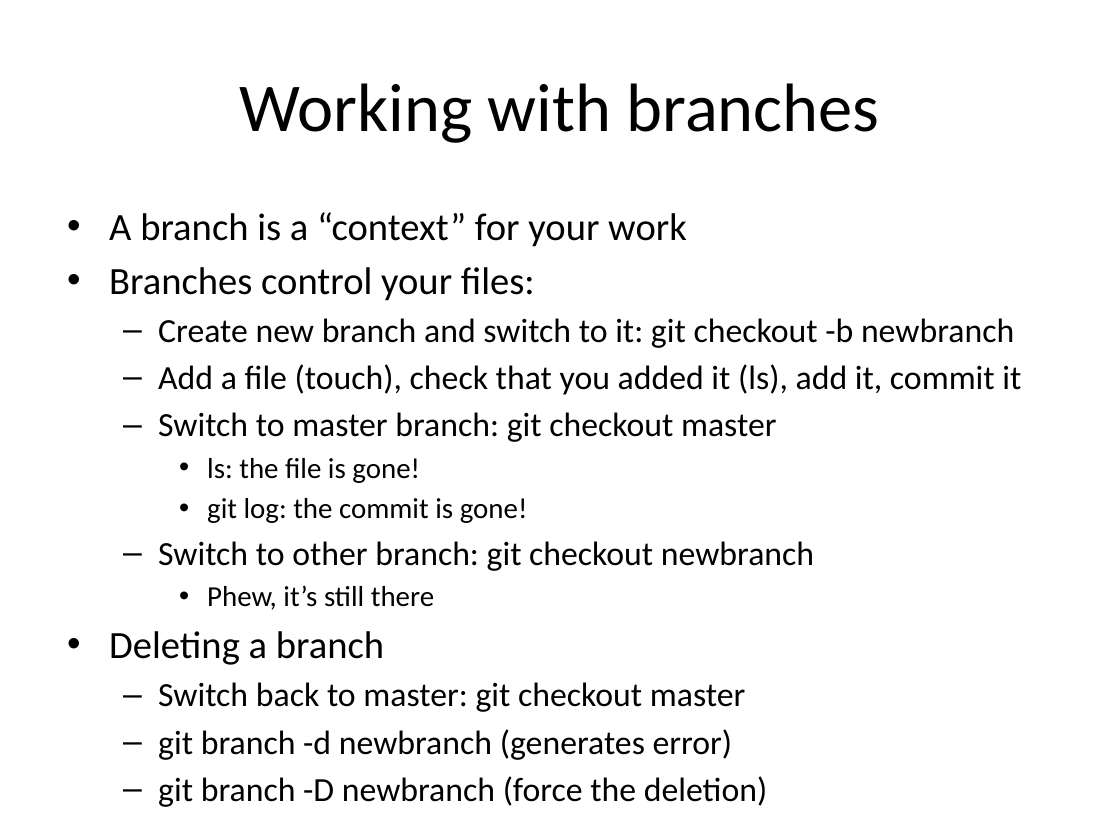
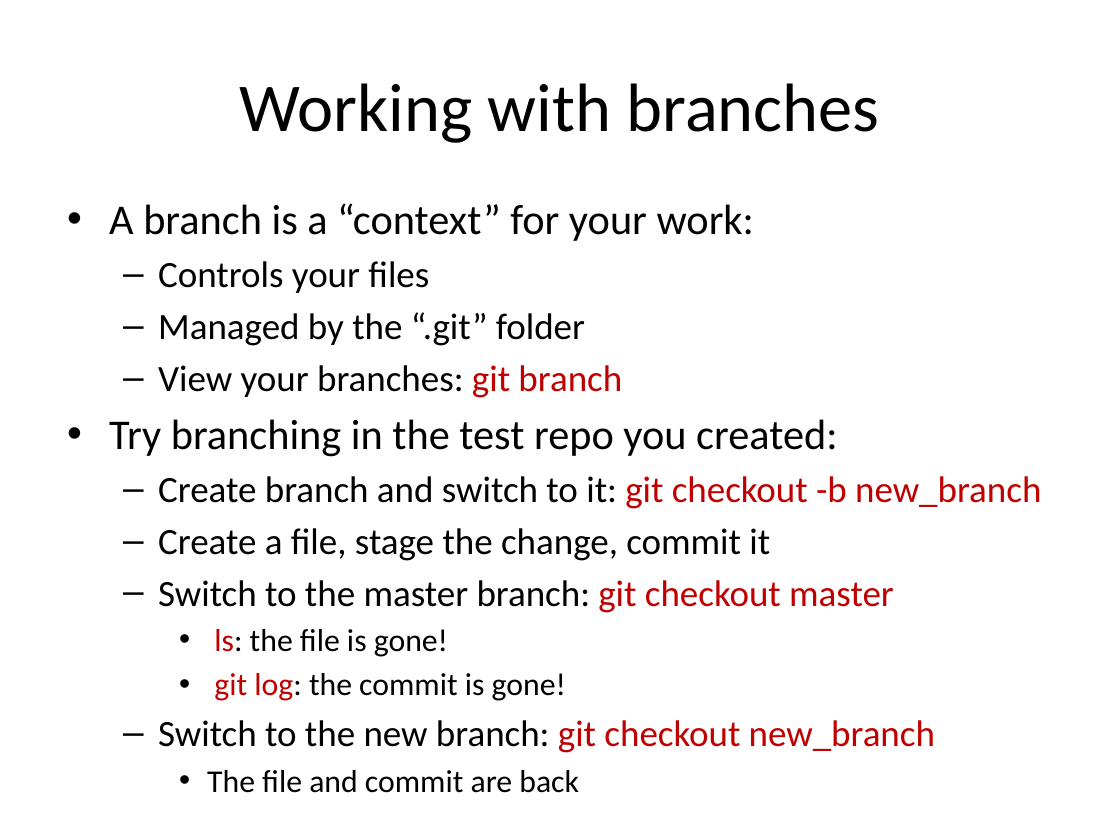
Before and after one commit to ajschumacher/gadsdc, a slide deck: slide 23 of 01-workflow/slides_git.pptx. Drawn at 1120x840 pixels with LibreOffice and Linux fonts; fonts in the diff are those of the drawing. Boxes give left, top, right and bottom in pixels: in the first picture for what was removed or moved away, otherwise in the second. Text is boxed around its words. In the diff, an @@ line names an element or a change of style, - is before the commit and + after.

```diff
--- a/01-workflow/slides_git.pptx
+++ b/01-workflow/slides_git.pptx
@@ text "A branch is a “context” ...": place and size @@
-text "A branch is a “context” ..." at bbox=[109, 212, 1021, 760]
+text "A branch is a “context” ..." at bbox=[109, 203, 1041, 753]
@@ text at bbox=[109, 203, 1041, 613]: text changed; size 21.7 to 23.8 pt @@
-• A branch is a “context” for your work
-• Branches control your files:
-  – Create new branch and switch to it: git checkout -b newbranch
-  – Add a file (touch), check that you added it (ls), add it, commit it
-  – Switch to master branch: git checkout master
+• A branch is a “context” for your work:
+  – Controls your files
+  – Managed by the “.git” folder
+  – View your branches: git branch
+• Try branching in the test repo you created:
+  – Create branch and switch to it: git checkout -b new_branch
+  – Create a file, stage the change, commit it
+  – Switch to the master branch: git checkout master
@@ text at bbox=[214, 629, 566, 701]: size 18.6 to 20.4 pt in "ls: the file is gone!", "git log: the commit is gone!"; text colour #000000 to #C00000 in "ls:", "git log:" @@
@@ text at bbox=[158, 720, 935, 753]: text changed; size 21.7 to 23.8 pt @@
-  – Switch to other branch: git checkout newbranch
-    • Phew, it’s still there
-• Deleting a branch
-  – Switch back to master: git checkout master
-  – git branch -d newbranch (generates error)
-  – git branch -D newbranch (force the deletion)
+  – Switch to the new branch: git checkout new_branch
+    • The file and commit are back
```
Also in this commit, not shown: 21 other slides changed, 1 slide added, 2 slides removed, 1 other file.
